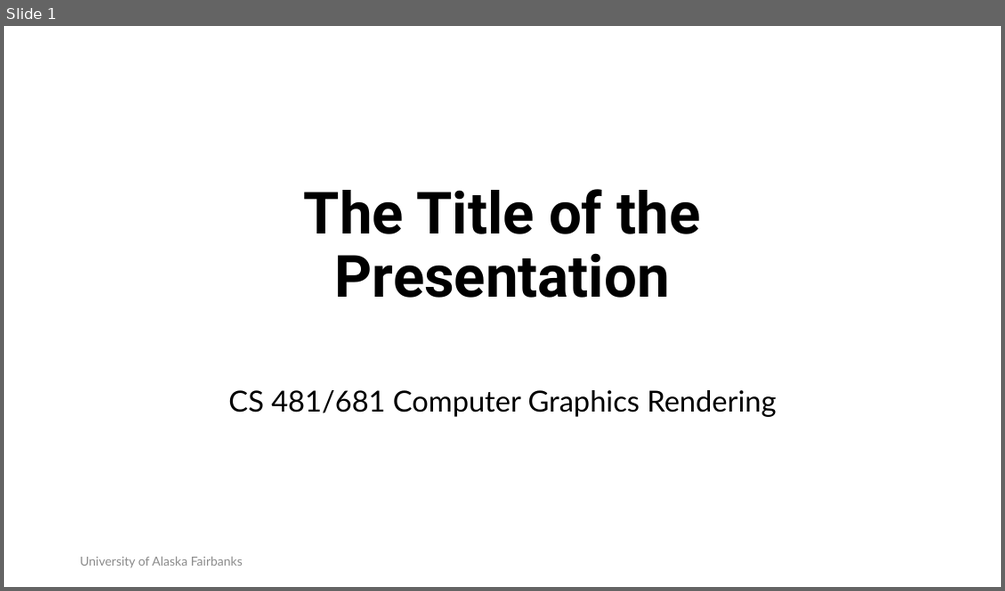
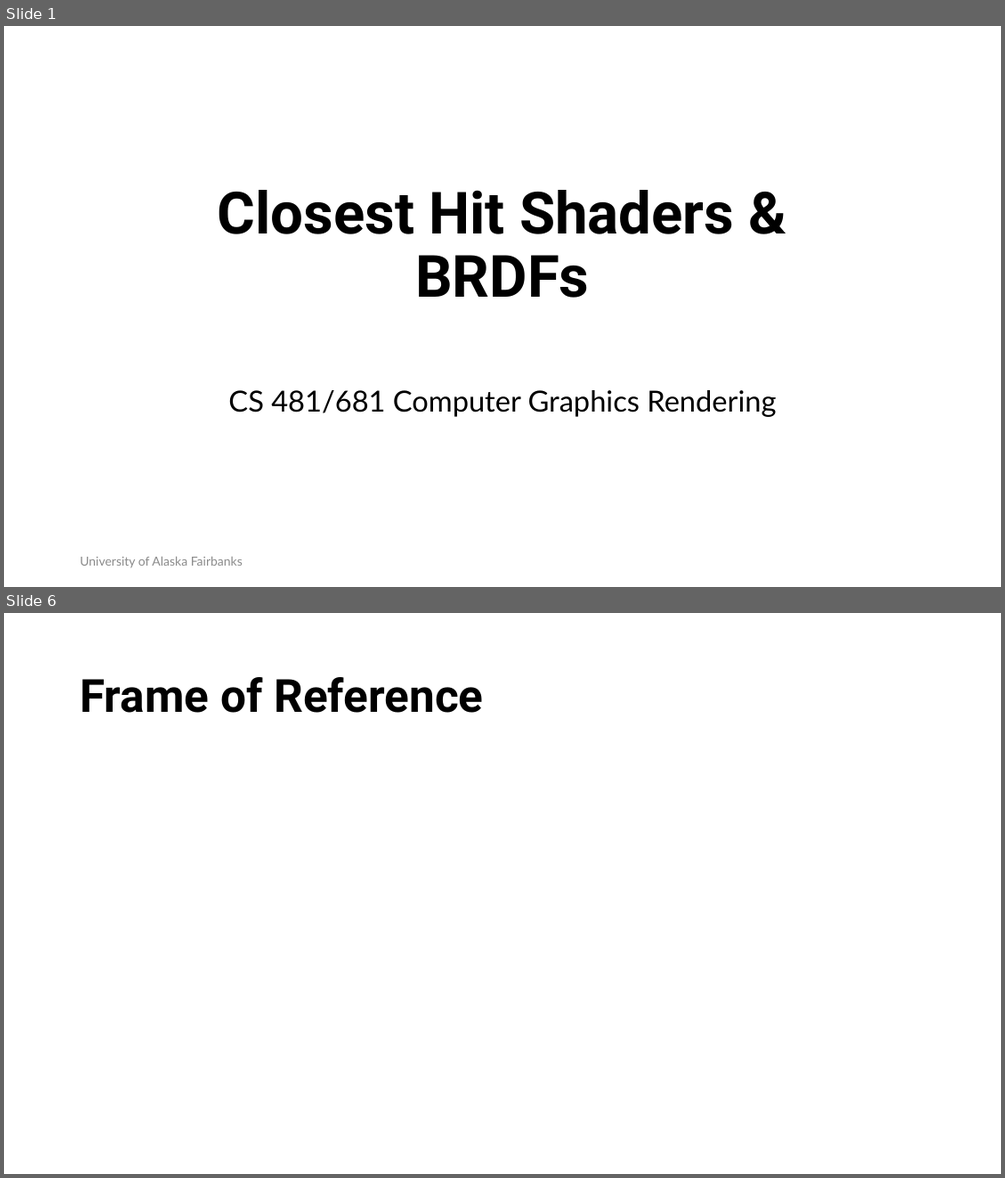
Before and after one commit to RahidZaman/cs481681-cgr, a slide deck: slides/pptx/week06.pptx. Shown one above the other, each under a label of ours: slide 1 before the commit, slides 1 and 6 after it; the slides between them are not shown. The pictures are 1005x591 and 1005x1178 pixels, drawn with LibreOffice and Linux fonts; fonts in the diff are those of the drawing; background and template pictures are left out. Boxes give left, top, right and bottom in pixels: in the first picture for what was removed or moved away, otherwise in the second. Text is boxed around its words. In the diff, an @@ line names an element or a change of style, - is before the commit and + after.

```diff
--- a/slides/pptx/week06.pptx
+++ b/slides/pptx/week06.pptx
@@ slide 6 added at [4,613,1001,1174], background #FFFFFF @@
@@ title added at [80,677,483,713], 44 pt, text #000000, bold @@
+Frame of Reference
@@ slide 1 changed as well @@
@@ title at [218,190,734,297]: text changed @@
-The Title of the Presentation
+Closest Hit Shaders & BRDFs
```
Also in this commit, not shown: 1 other slide changed, 12 other slides added, 2 slides removed, 10 other files.
